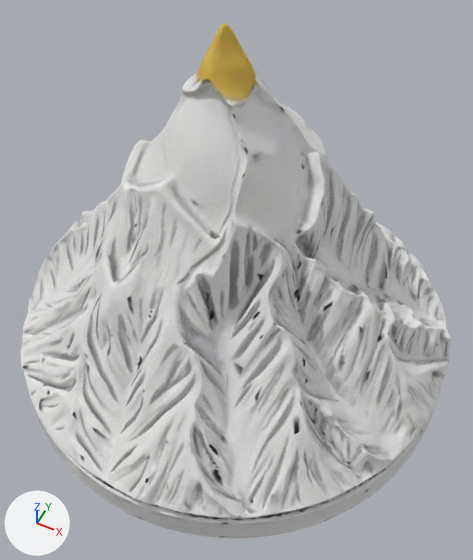
Two versions of the glTF model public/models/mapbox/mount_everest.glb, one commit apart.
Before and after are seen from a 50 mm camera at (0.84, -1.67, 1.73) aimed at (0.09, -0.16, -0.16). Lighting does not change. The marker at lower left points along +X, +Y and +Z. The picture after the commit comes second. Where no turn or scale is listed for an object, it has been applied to the vertices.
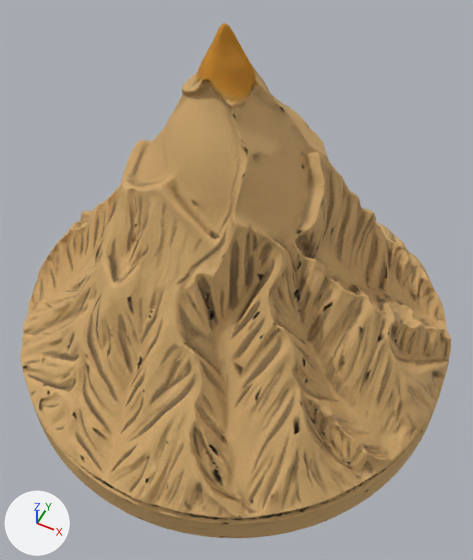
Changed parts and their boxes [x1, y1, x2, y2] in the pictures (473 x 560 px):
```json
{"object": "Mesh_0", "change": "recoloured", "before": [21, 23, 451, 538], "after": [21, 23, 451, 538], "on screen": "grey to orange"}
```

Edits to the scene script, one JSON object a line:
```json
{"op": "add", "block": "mat_material_0", "code": "n5 = _N.new('ShaderNodeMix'); n5.name = 'Mix'"}
{"op": "add", "block": "mat_material_0", "code": "n5.data_type = 'RGBA'"}
{"op": "add", "block": "mat_material_0", "code": "n5.blend_type = 'MULTIPLY'"}
{"op": "add", "block": "mat_material_0", "code": "n5.inputs[0].default_value = 1.0  # 'Factor'"}
{"op": "add", "block": "mat_material_0", "code": "n5.inputs[7].default_value = (0.804, 0.498, 0.196, 1.0)  # 'B', beige #e8bb7a"}
{"block": "mat_material_0", "where": "n2 = _N.new('ShaderNodeTexImage'); n2.name = 'Image Texture'"}
{"block": "mat_material_0", "where": "n0 = _N.new('ShaderNodeBsdfPrincipled'); n0.name = 'Principled BSDF'"}
{"op": "remove", "block": "mat_material_0", "code": "_L.new(n2.outputs[0], n0.inputs[0])  # 'Color' to 'Base Color'"}
{"op": "add", "block": "mat_material_0", "code": "_L.new(n5.outputs[2], n0.inputs[0])  # 'Result' to 'Base Color'"}
{"op": "add", "block": "mat_material_0", "code": "_L.new(n2.outputs[0], n5.inputs[6])  # 'Color' to 'A'"}
```
